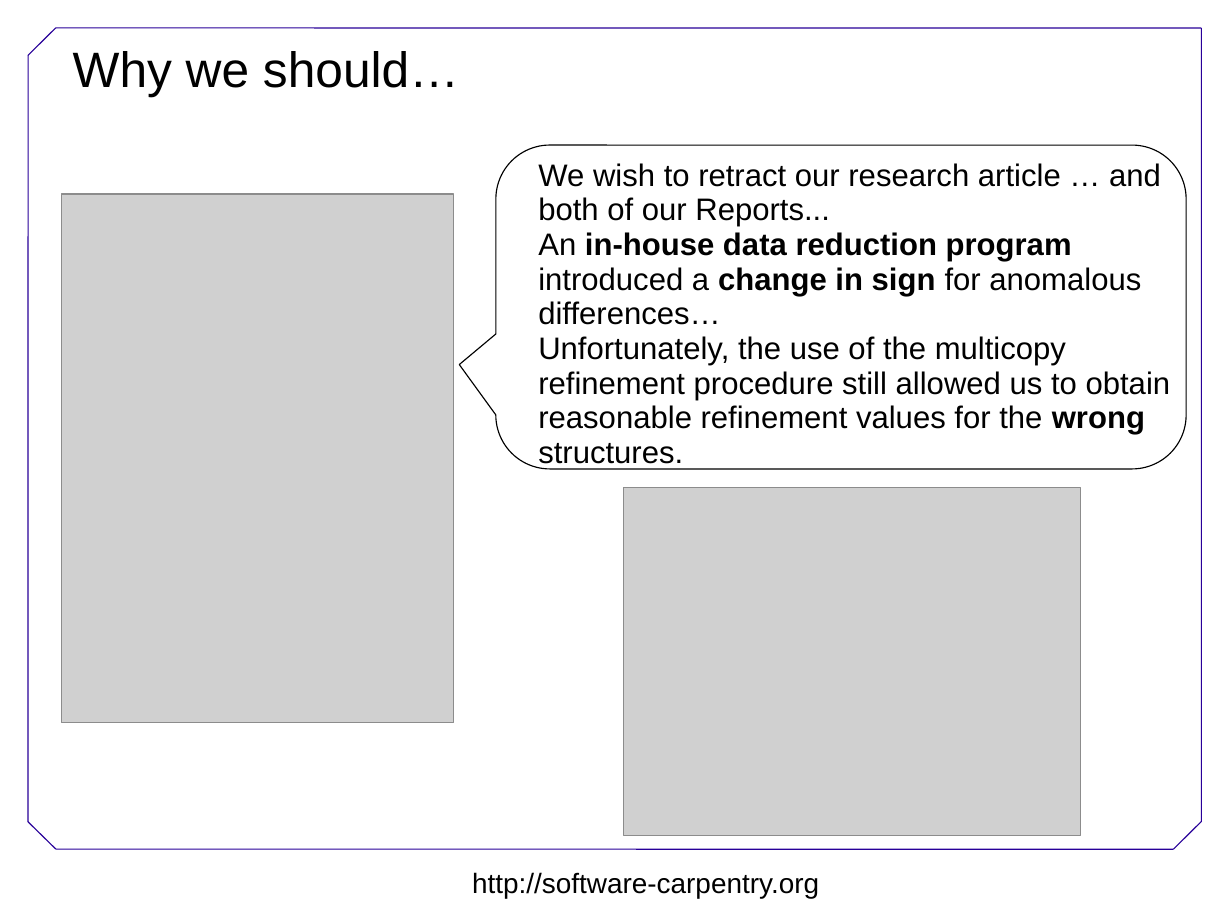
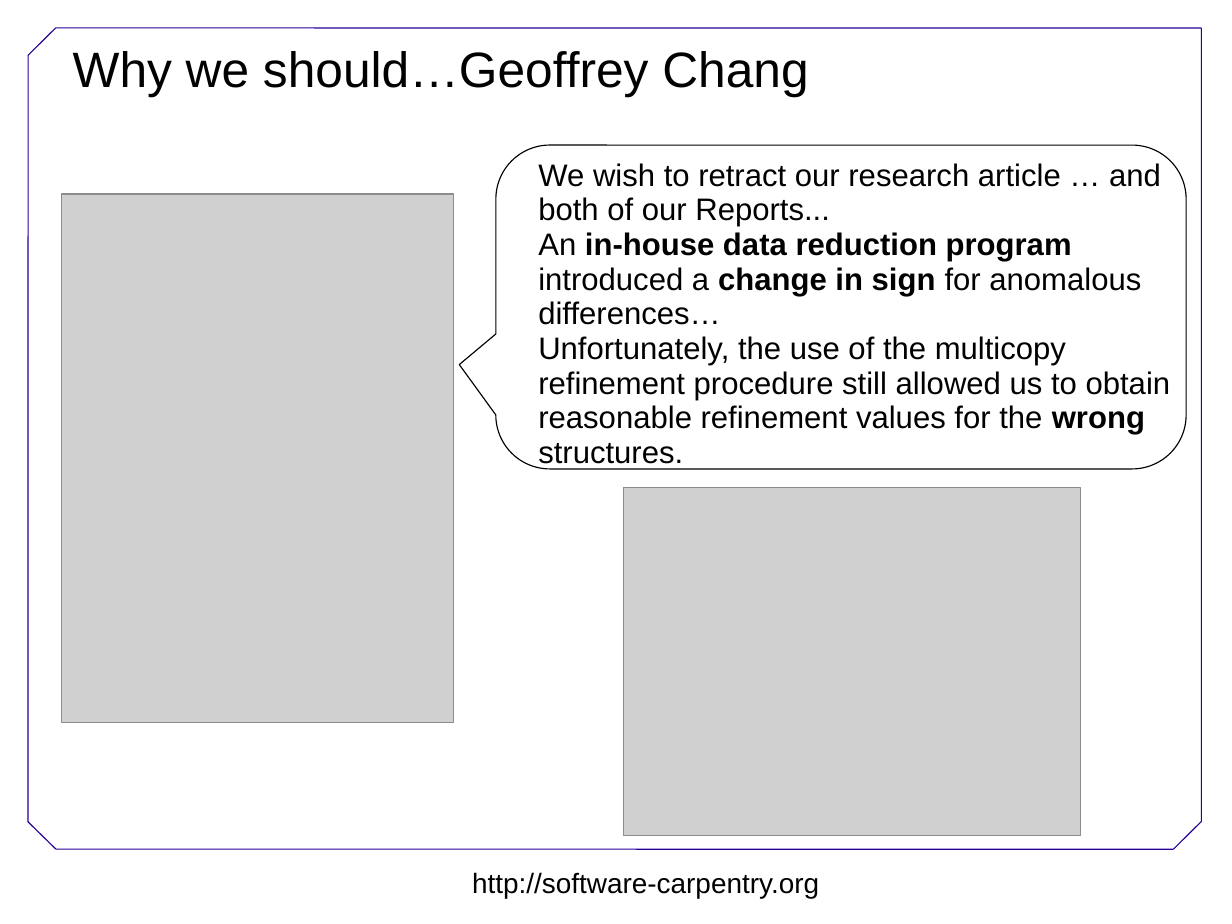
Before and after one commit to swcarpentry/DEPRECATED-boot-camps, a slide deck: slide 3 of testing/Testing.ppt. Drawn at 1232x924 pixels with LibreOffice and Linux fonts; fonts in the diff are those of the drawing; grey boxes stand for pictures; background and template pictures are left out. Boxes give left, top, right and bottom in pixels: in the first picture for what was removed or moved away, otherwise in the second. Text is boxed around its words. In the diff, an @@ line names an element or a change of style, - is before the commit and + after.

```diff
--- a/testing/Testing.ppt
+++ b/testing/Testing.ppt
@@ title at [73,51,808,96]: text changed @@
-Why we should…
+Why we should…Geoffrey Chang
```
Also in this commit, not shown: 2 other slides changed, 3 other files.
